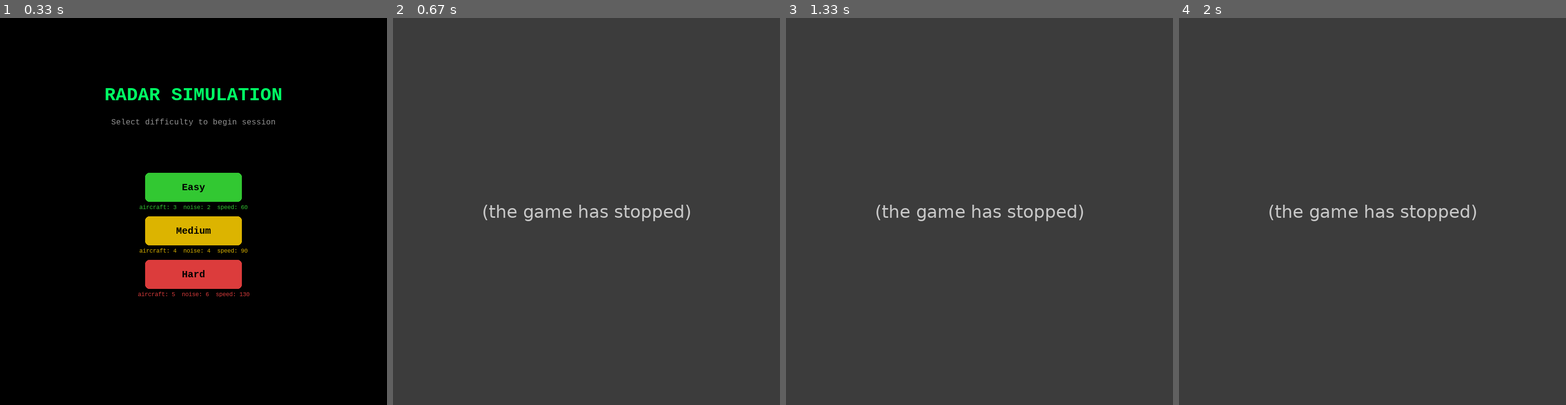
Above: before the commit, frames 1-4 (left to right).
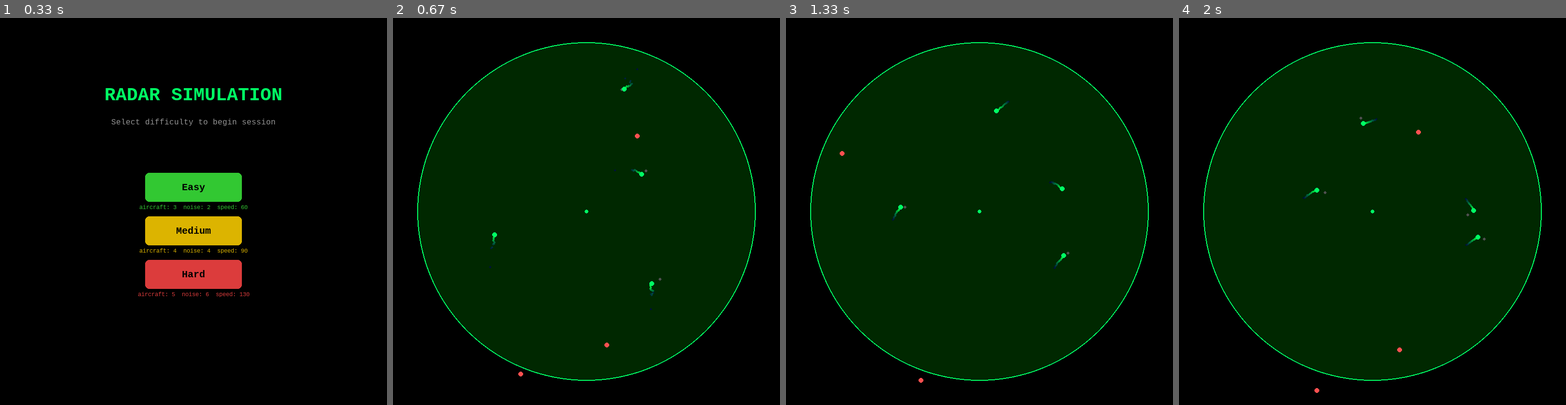
Above: after the commit, the same moments.

Repository: mahmoodomaira/RadarTrackingSimulation-
Game: pygame game, started from radar_sim/main.py
Two runs of this game, one before a commit and one after it. Both use one fixed random seed, a clock stepped at 60 frames per second and the inputs below.
Inputs (mouse positions are in pixels of both pictures, inside the frame that each line leads up to):
- Up to frame 1 (0.33 s): no input
- Up to frame 2 (0.67 s): click (571, 226) at 0.38 s
- Up to frame 3 (1.33 s): click (886, 215) at 0.72 s
- Up to frame 4 (2 s): no input

Frame 1 is identical in both runs. In frame 2, 100% of the frame differs, in the area x 0-100%, y 0-100%; in frame 3, 100%; in frame 4, 100%.
Error before the commit: TypeError: Can't instantiate abstract class KalmanFilter1D with abstract method reset (kalma...; the game stopped at 0.38 s (later frames are placeholders)

Commit message:
fix last implementation to make the filter work

Diff:
--- a/radar_sim/core/kalman_filter.py
+++ b/radar_sim/core/kalman_filter.py
@@ -2,7 +2,7 @@
 import numpy as np
 from core.base_filter import BaseFilter
 
-class KalmanFilter1D(BaseFilter):
+class KalmanFilter1D:
     """
     A one-dimensional Kalman Filter tracking position and velocity
     from noisy scalar measurements.
